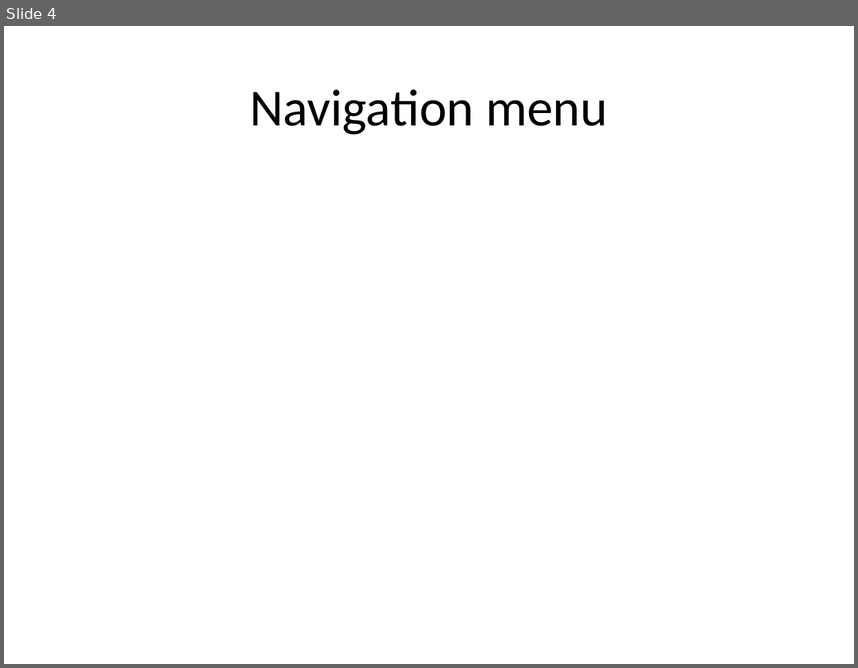
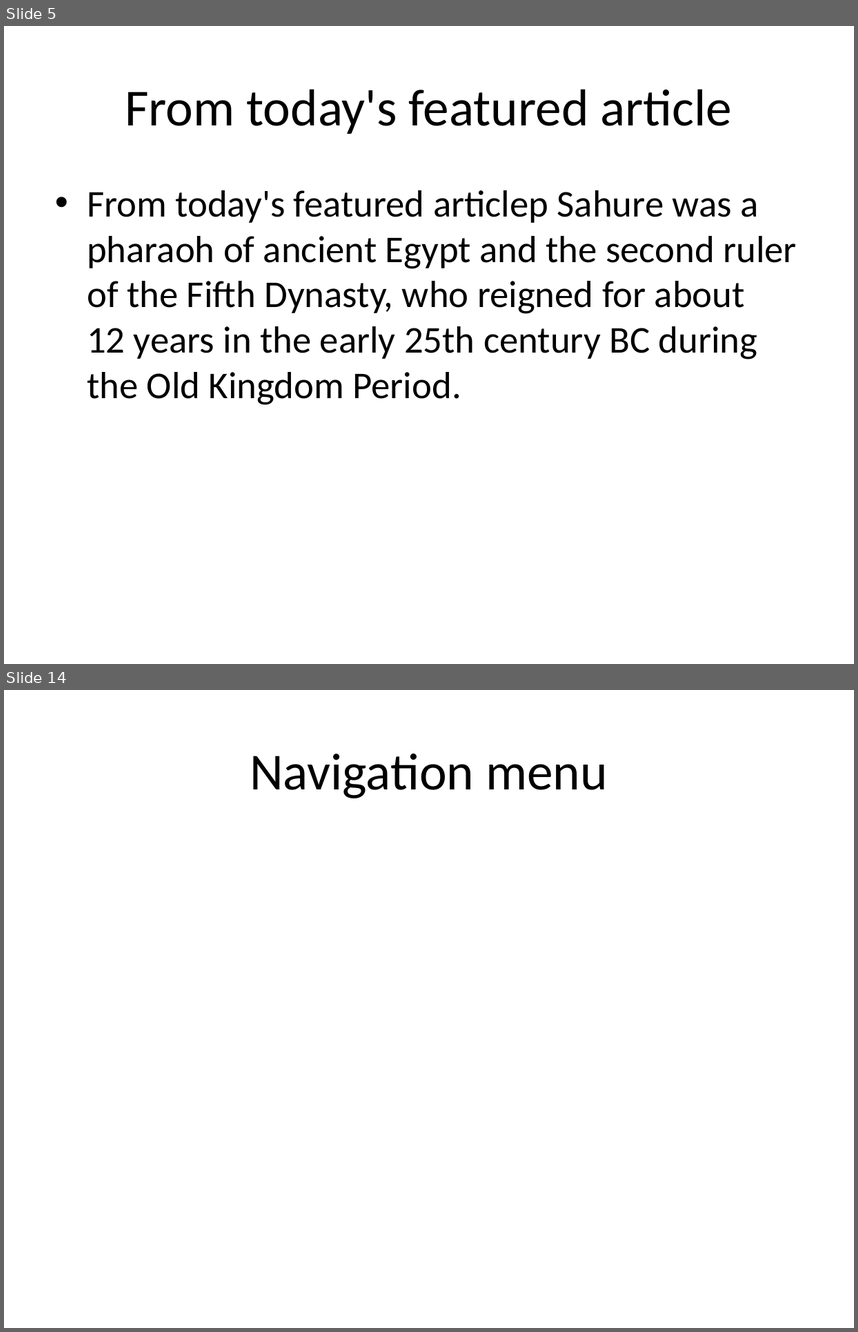
Before and after one commit to eppisai/Uplift---Smart-educational-Platform, a slide deck: AutoPPT-main/AutoPPT-main/something.pptx. Shown one above the other, each under a label of ours: slide 4 before the commit, slides 5 and 14 after it; the slides between them are not shown. The pictures are 858x668 and 858x1332 pixels, drawn with LibreOffice and Linux fonts; fonts in the diff are those of the drawing. Boxes give left, top, right and bottom in pixels: in the first picture for what was removed or moved away, otherwise in the second. Text is boxed around its words. In the diff, an @@ line names an element or a change of style, - is before the commit and + after.

```diff
--- a/AutoPPT-main/AutoPPT-main/something.pptx
+++ b/AutoPPT-main/AutoPPT-main/something.pptx
@@ slide 5 added at <box>4,26,854,664</box>, background #FFFFFF @@
@@ title added at <box>125,89,733,134</box>, 44 pt, text #000000 @@
+From today's featured article
@@ text added at <box>87,190,797,405</box>, 32 pt, text #000000 @@
+• From today's featured articlep Sahure was a pharaoh of ancient Egypt and the second ruler of the Fifth Dynasty, who reigned for about 12 years in the early 25th century BC during the Old Kingdom Period.
@@ what was slide 4 is now slide 14 @@
```
Also in this commit, not shown: 2 slides changed, 12 other slides added, 1 slide removed, 6 other files.
